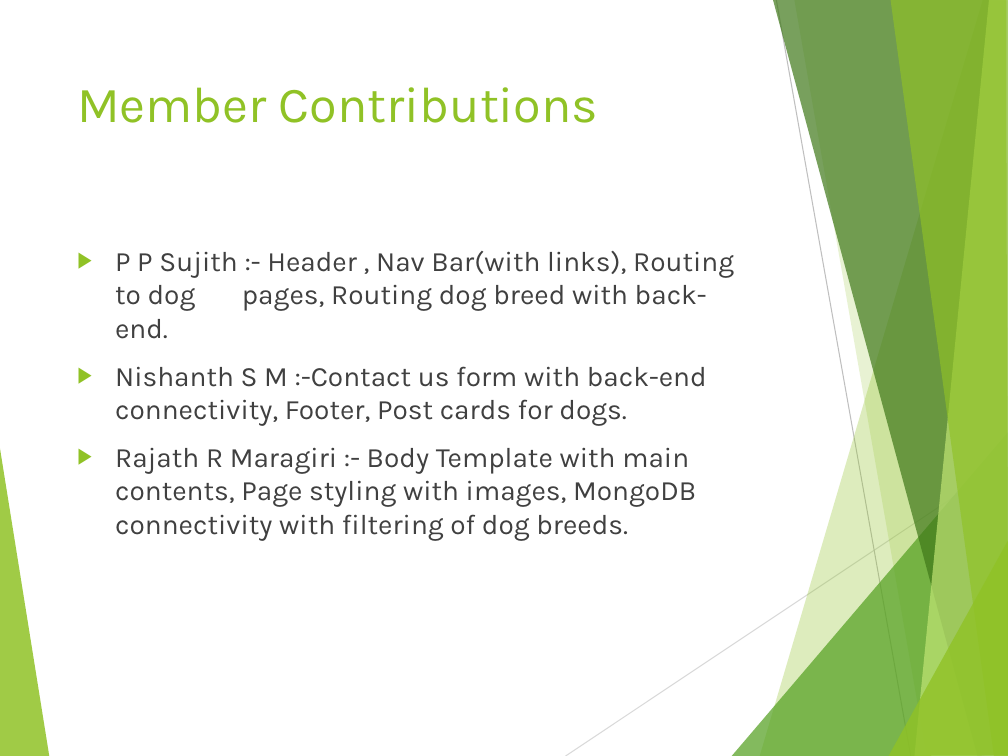
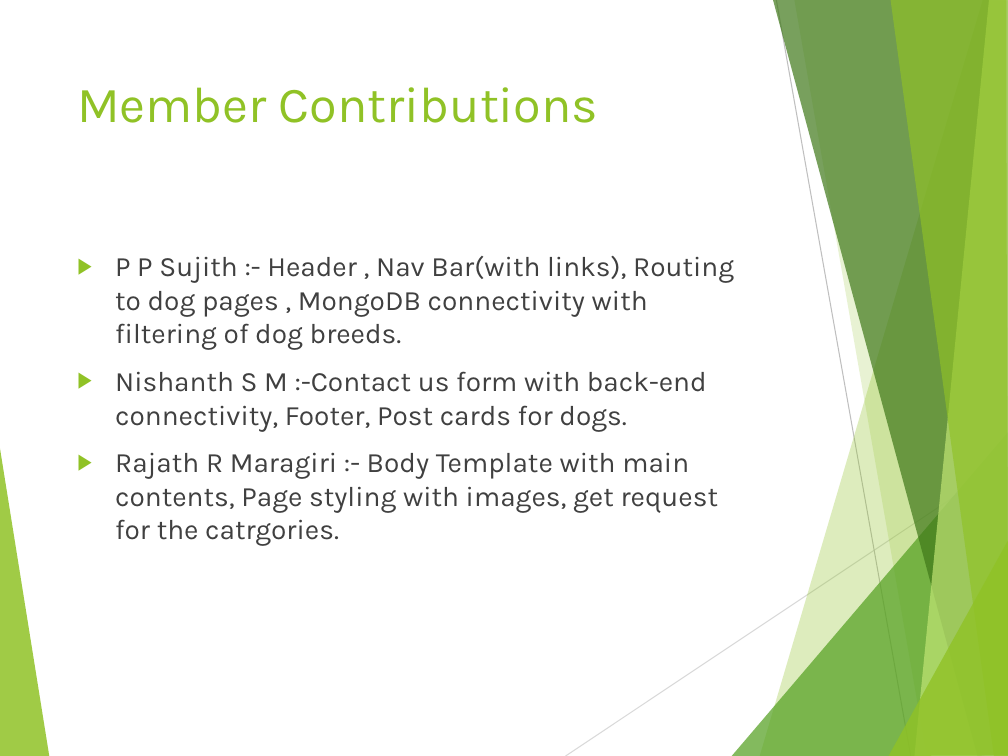
Before and after one commit to Sujith402/Assignment3-Web-Tech, a slide deck: slide 4 of UE19CS204_WT_Project_Report.pptx. Drawn at 1008x756 pixels with LibreOffice and Linux fonts; fonts in the diff are those of the drawing. Boxes give left, top, right and bottom in pixels: in the first picture for what was removed or moved away, otherwise in the second. Text is boxed around its words. In the diff, an @@ line names an element or a change of style, - is before the commit and + after.

```diff
--- a/UE19CS204_WT_Project_Report.pptx
+++ b/UE19CS204_WT_Project_Report.pptx
@@ text at <box>115,256,734,350</box>: text changed @@
-▶ P P Sujith :- Header , Nav Bar(with links), Routing to dog pages, Routing dog breed with back-end.
+▶ P P Sujith :- Header , Nav Bar(with links), Routing to dog pages , MongoDB connectivity with filtering of dog breeds.
@@ text at <box>115,452,719,546</box>: text changed @@
-▶ Rajath R Maragiri :- Body Template with main contents, Page styling with images, MongoDB connectivity with filtering of dog breeds.
+▶ Rajath R Maragiri :- Body Template with main contents, Page styling with images, get request for the catrgories.
```
Also in this commit, not shown: 1 other slide changed, 10 other files.
